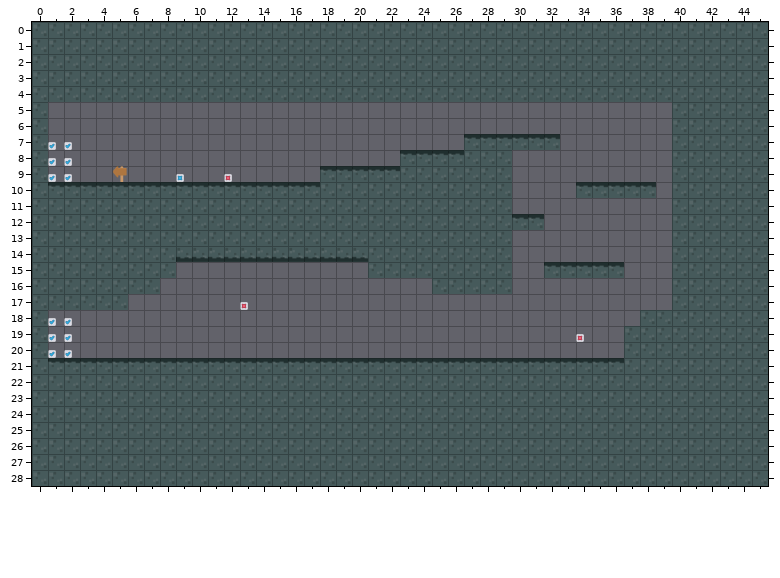
Tiled map: assets/tilemaps/hub_01.tmx. That is the earlier state.
Cells are 128x128 px. Shown: x 0..45, y 0..28.
Now the later version:
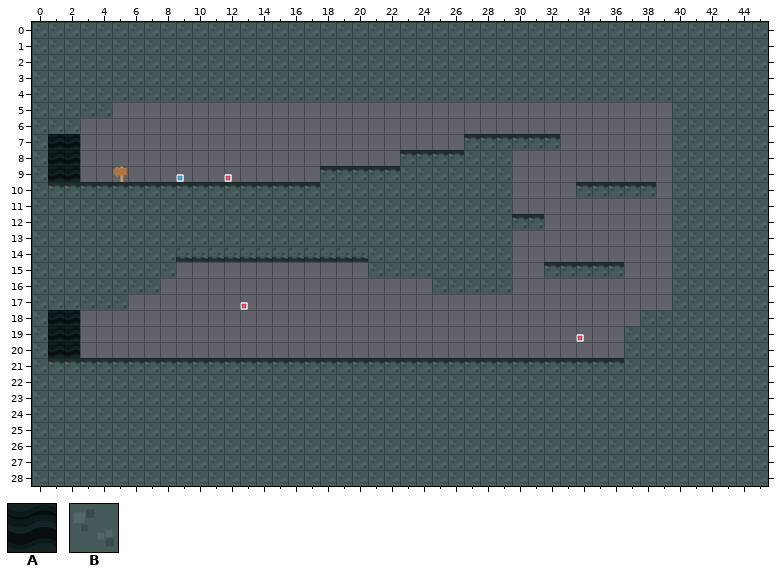
Key: from "groundMarble": A 4 "snowDark"; from "groundStone": B 6 "stoneCenter".
_ is an empty cell.
Edits made:
Changed rows in their new state; . is an unchanged cell.
Layer "Platforms":
first column x 1:
 5 BBBB
 6 BB..
Layer "Background":
first column x 1:
 7 AA
 8 AA
 9 AA
first column x 1:
18 AA
19 AA
20 AA
Where, in picture pixels (left, top, right, bottom), the same in both pictures:
added: (48, 102, 112, 182)
added: (48, 310, 80, 358)
